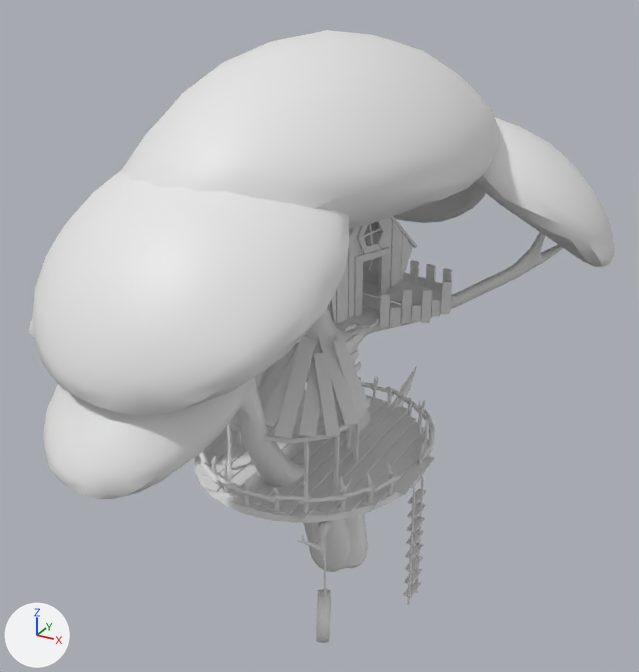
Two versions of the FBX model GAR3_blockout - kopie/Assets/meshes/treehouse2.fbx, one commit apart.
Camera for both pictures: a camera (50 mm lens) standing at (5.41, -10.5, 9.01) and looking at (-0.11, -0.46, 3.99). Every picture has the same lights, and +X, +Y and +Z are marked at lower left.

Names of what the first picture shows: 'treeHouse'.
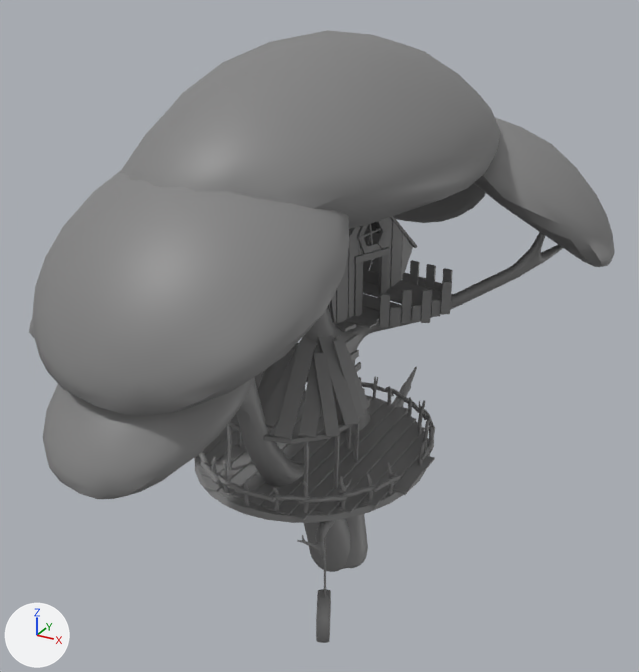
The newer file is also rescaled (x1.3), turned or shifted as a whole; pictures and numbers use the older file's frame.

Where the change shows, as pixel boxes [x1, y1, x2, y2] in the pictures (639 x 672 px):
part 1 of me_cylinder_001, deleted
    before: [403, 489, 427, 598]
part 2 of me_cylinder_001, deleted
    before: [407, 474, 424, 605]
part 3 of me_cylinder_001, recoloured (white to grey)
    both: [29, 30, 615, 643]

Diff of the bpy script that builds the scene:
```diff
--- a/GAR3_blockout - kopie/Assets/meshes/treehouse2.fbx.py
+++ b/GAR3_blockout - kopie/Assets/meshes/treehouse2.fbx.py
@@ mat_material_001 @@
+mat_material_001 = principled_material('Material.001')
+mat_material_001.base_color = (0.227, 0.227, 0.227)  # grey #838383
@@ me_cylinder_001 @@
 # used by ob_treehouse; location = (-0.18, -0.32, 4.82)
-me_cylinder_001.from_pydata(...)  # 24981 vertices, 24347 faces; spans x -3.55..3.44, y -4.86..4.4, z -5.02..3.26
+me_cylinder_001.from_pydata(...)  # 24869 vertices, 24249 faces; spans x -3.55..3.44, y -4.86..4.4, z -5.02..3.26
+# me_cylinder_001 part 1: 8 loose pieces with 64 vertices, spanning x 1.68..1.8, y -0.52..-0.14, z -4.47..-2.85, are deleted
+# me_cylinder_001 part 2
+# 48 vertices are removed from x 1.72..1.77, y -0.51..-0.17, z -4.63..-2.57
+# 50 faces are deleted
+# me_cylinder_001 part 3: 24249 faces spanning x -3.55..3.44, y -4.86..4.4, z -5.02..3.26 switch from no material to mat_material_001 (grey #838383)
```
